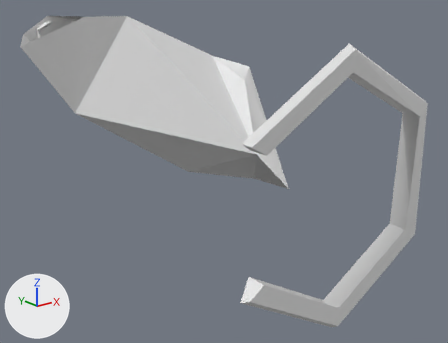
Two versions of the OBJ model assets/models/level/ice/model.obj, one commit apart.
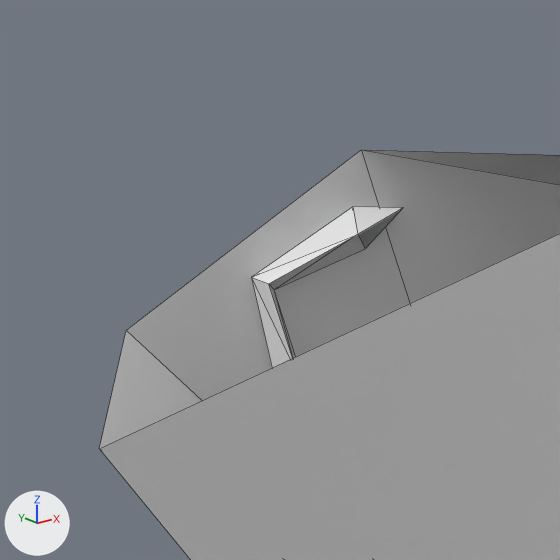
Each version is shown whole from a 50 mm camera at (-194.0, -198.2, 36.5) aimed at (-116.7, -101.5, -2.2), then close up on the part from 2% to 15% of the width and 0% to 17% of the height. The axes (+X, +Y, +Z) are drawn at lower left. The lights are the same throughout. The last two pictures show the newer version. The close-ups show mesh edges as thin lines. Where no turn or scale is listed for an object, it has been applied to the vertices. Vertices at exactly the same position are counted once.

In view in the first close-up: 'iceMesh'.
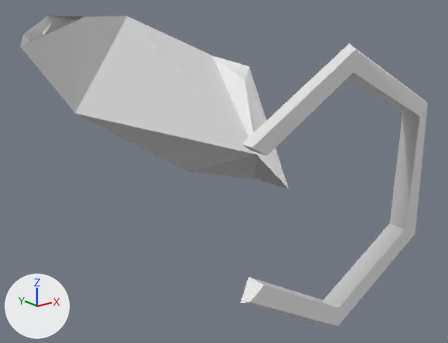
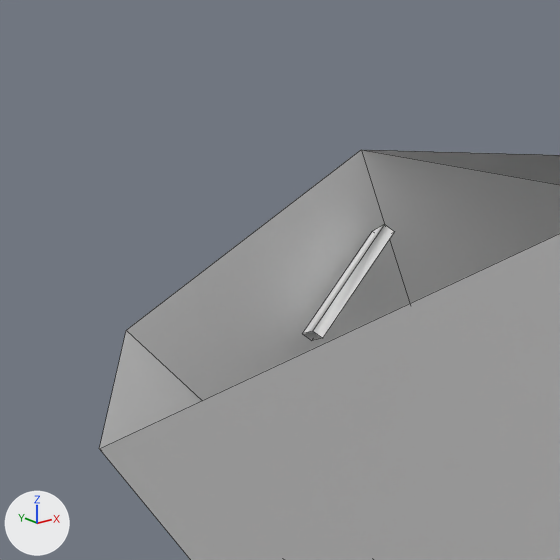
Commit message: ice try again

The change, as JSON lines over the scene's bpy script:
```json
{"block": "me_icemesh", "where": "# used by ob_icemesh; location = (0.0, 0.0, 0.0)"}
{"op": "remove", "block": "me_icemesh", "code": "me_icemesh.from_pydata(...)  # 110 vertices, 178 faces; spans x -145.6..-87.9, y -134.3..-65.0, z -24.1..28.6"}
{"op": "add", "block": "me_icemesh", "code": "me_icemesh.from_pydata(...)  # 64 vertices, 76 faces; spans x -145.6..-87.9, y -134.3..-65.9, z -24.1..28.6"}
{"block": "me_icemesh", "change": "me_icemesh part 1"}
{"block": "me_icemesh", "change": "14 vertices are removed from x -140.1..-136.6, y -67.3..-65.0, z 22.4..27.3"}
{"block": "me_icemesh", "change": "24 faces are deleted"}
{"block": "me_icemesh", "change": "16 vertices are added at x -139.3..-117.2, y -69.9..-66.6, z 12.1..27.0"}
{"block": "me_icemesh", "change": "12 new faces join them"}
{"block": "me_icemesh", "change": "other edits to the shape of me_icemesh do not show in these pictures"}
```

Changed parts and their boxes (x1, y1, x2, y2) in the close-ups (560 x 560 px):
```json
{"part": 1, "of": "me_icemesh", "change": "cut back", "before": [251, 207, 403, 368], "after": [302, 225, 394, 341]}
```
